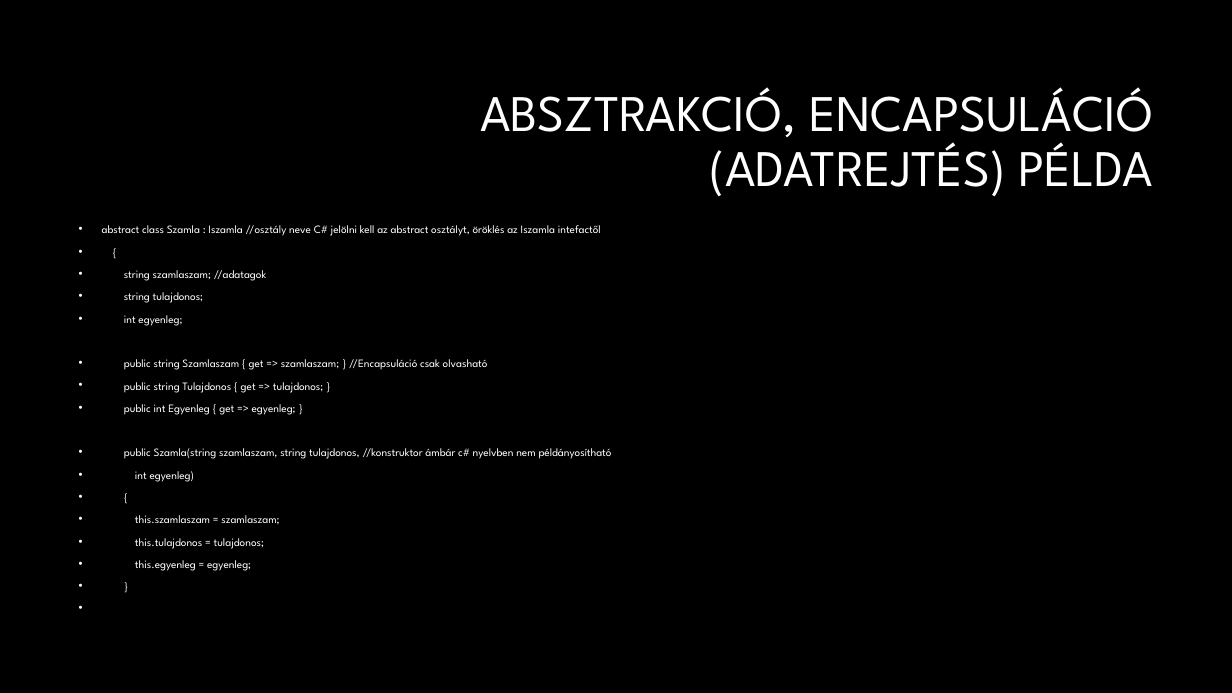
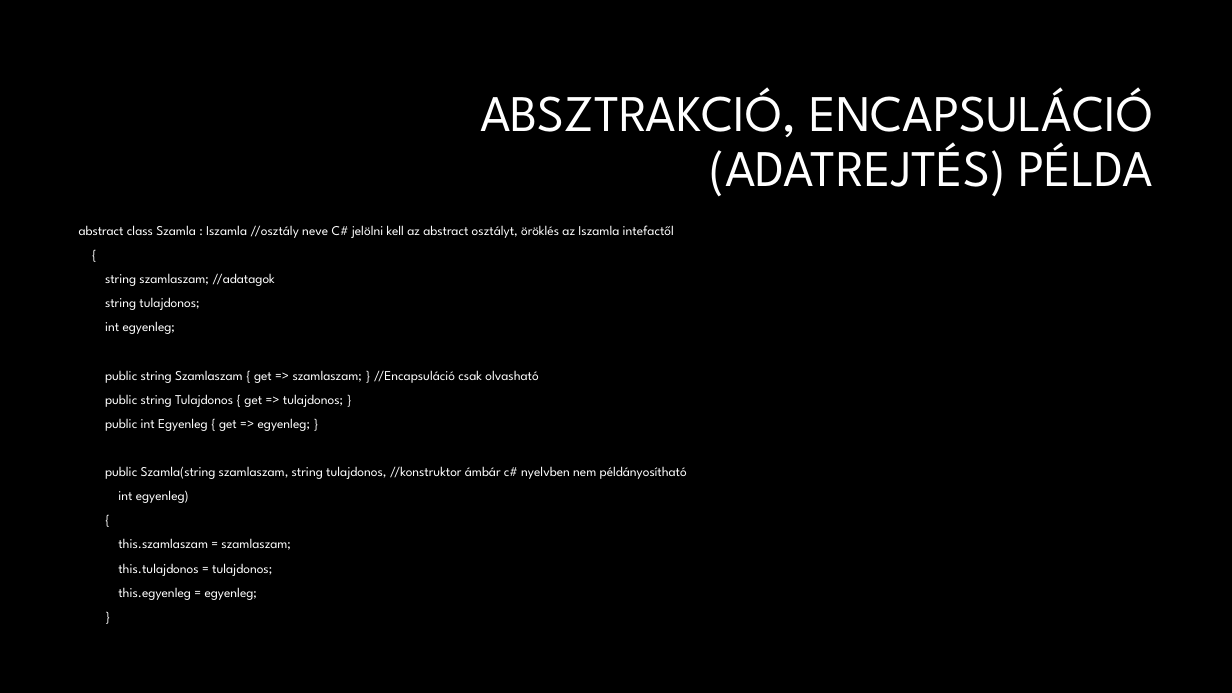
Before and after one commit to SzaboBence1027/QuickTick, a slide deck: slide 6 of Objektum orientált Programozás.pptx (slide 5 before the commit). Drawn at 1232x693 pixels with LibreOffice and Linux fonts; fonts in the diff are those of the drawing; background and template pictures are left out. Boxes give left, top, right and bottom in pixels: in the first picture for what was removed or moved away, otherwise in the second. Text is boxed around its words. In the diff, an @@ line names an element or a change of style, - is before the commit and + after.

```diff
--- a/Objektum orientált Programozás.pptx
+++ b/Objektum orientált Programozás.pptx
@@ text "abstract class Szamla : Iszamla ..." at [79,225,687,600]: size 8.8 to 10.4 pt; bullet • to none @@
```
Also in this commit, not shown: 5 other slides changed, 4 slides added.
